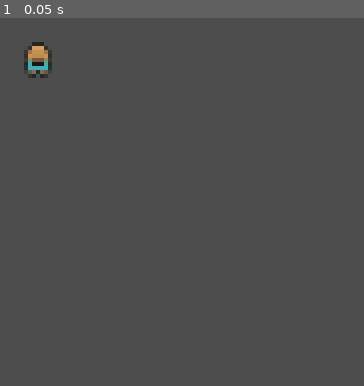
Above: before the commit, frame 1.
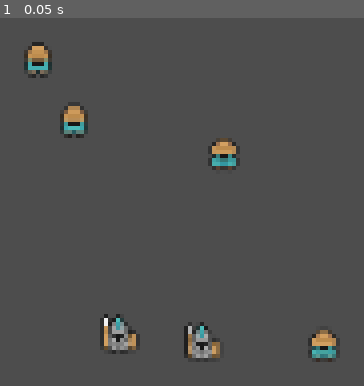
Above: after the commit, the same moment.

Repository: BattleDemon/Project-Valour
Game: Godot game, scene res://Worlds/world.tscn
Two runs of this game, one before a commit and one after it. Both use one fixed random seed, a clock stepped at 60 frames per second and the inputs below.
Inputs:
- Up to frame 1 (0.05 s): no input

The runs differ from the first frame. In frame 1, 3.2% of the frame differs, in the area x 16-93%, y 23-94%.

Commit message:
23/11/23

Diff:
--- /dev/null
+++ b/Menus/MainMenu.tscn
@@ -0,0 +1,40 @@
+[gd_scene load_steps=6 format=3 uid="uid://cvmti4xa01qsr"]
+
+[ext_resource type="Texture2D" uid="uid://ckyfo68w4rpiw" path="res://textures(other)/tiles2.png" id="1_mnyuo"]
+[ext_resource type="Script" path="res://Menus/TileMap.gd" id="2_rfcc0"]
+[ext_resource type="PackedScene" uid="uid://0abwv5s6xouq" path="res://UI/main_menu.tscn" id="3_qxnbu"]
+
+[sub_resource type="TileSetAtlasSource" id="TileSetAtlasSource_k551t"]
+texture = ExtResource("1_mnyuo")
+0:0/0 = 0
+1:0/0 = 0
+2:0/0 = 0
+3:0/0 = 0
+0:1/0 = 0
+1:1/0 = 0
+2:1/0 = 0
+3:1/0 = 0
+0:2/0 = 0
+1:2/0 = 0
+2:2/0 = 0
+3:2/0 = 0
+0:3/0 = 0
+1:3/0 = 0
+2:3/0 = 0
+3:3/0 = 0
+
+[sub_resource type="TileSet" id="TileSet_pmled"]
+sources/0 = SubResource("TileSetAtlasSource_k551t")
+
+[node name="MainMenu" type="Node2D"]
+
+[node name="TileMap" type="TileMap" parent="."]
+tile_set = SubResource("TileSet_pmled")
+format = 2
+script = ExtResource("2_rfcc0")
+
+[node name="Camera2D" type="Camera2D" parent="."]
+position = Vector2(1, 1)
+zoom = Vector2(0.5, 0.5)
+
+[node name="MainMenu" parent="." instance=ExtResource("3_qxnbu")]
--- /dev/null
+++ b/Menus/TileMap.gd
@@ -0,0 +1,29 @@
+extends TileMap
+
+var moisture = FastNoiseLite.new()
+var temperture = FastNoiseLite.new()
+var altitude = FastNoiseLite.new()
+
+var width = 150
+var height = 150
+
+@onready var player = Vector2(0,0)
+@onready var tree = "res://world Objects/Environment Objects/Tree.tscn"
+
+func _ready():
+	moisture.seed = randi()
+	temperture.seed = randi()
+	altitude.seed = randi()
+
+func _process(delta):
+	generate_chunk(player)
+
+func generate_chunk(position):
+	var tilePos = local_to_map(position)
+	for x in range(width):
+		for y in range(height):
+			var moist = moisture.get_noise_2d(tilePos.x - width/2 + x, tilePos.y - height/2 + y)*10
+			var temp = temperture.get_noise_2d(tilePos.x - width/2 + x, tilePos.y - height/2 + y)*10
+			var alt = altitude.get_noise_2d(tilePos.x + x - width/2, tilePos.y - height/2 + y)*10
+
+			set_cell(0, Vector2i(tilePos.x - width/2 + x, tilePos.y - height/2 + y), 0, Vector2(round((moist+10)/5), round((temp+10)/5)))
--- a/UI/Camera2D.gd
+++ b/UI/Camera2D.gd
@@ -8,10 +8,13 @@
 var end = Vector2()
 var endV = Vector2()
 var isDragging = false
-signal area_slected
+signal area_selected
 signal start_move_selection
 
 @onready var box = get_node("../UI/Panel")
+
+func _ready():
+	connect("area_selected", Callable(get_parent(), "_on_area_selected"))
 
 func _process(delta):
 	if Input.is_action_just_pressed("LeftClick"):
@@ -30,7 +33,7 @@
 			endV = mousePos
 			isDragging = false
 			draw_area(false)
-			emit_signal("area_slected")
+			emit_signal("area_selected", self)
 		else:
 			end = start
 			isDragging = false
--- /dev/null
+++ b/UI/main_menu.gd
@@ -0,0 +1,27 @@
+extends CanvasLayer
+
+
+# Called when the node enters the scene tree for the first time.
+func _ready():
+	pass # Replace with function body.
+
+
+# Called every frame. 'delta' is the elapsed time since the previous frame.
+func _process(delta):
+	pass
+
+
+func _on_campaign_button_button_down():
+	pass # Replace with function body.
+
+
+func _on_skirmish_button_button_down():
+	pass # Replace with function body.
+
+
+func _on_setting_button_button_down():
+	pass # Replace with function body.
+
+
+func _on_exit_button_button_down():
+	get_tree().quit()
--- /dev/null
+++ b/UI/main_menu.tscn
@@ -0,0 +1,79 @@
+[gd_scene load_steps=2 format=3 uid="uid://0abwv5s6xouq"]
+
+[ext_resource type="Script" path="res://UI/main_menu.gd" id="1_qiw4t"]
+
+[node name="MainMenu" type="CanvasLayer"]
+script = ExtResource("1_qiw4t")
+
+[node name="Panel" type="Panel" parent="."]
+anchors_preset = 13
+anchor_left = 0.5
+anchor_right = 0.5
+anchor_bottom = 1.0
+offset_left = -169.0
+offset_top = 87.0
+offset_right = 150.0
+offset_bottom = -483.0
+
+[node name="Label" type="Label" parent="Panel"]
+layout_mode = 1
+anchors_preset = -1
+anchor_left = 0.5
+anchor_top = -1.027
+anchor_right = 0.505
+anchor_bottom = -1.027
+offset_left = -160.5
+offset_top = 80.106
+offset_right = 159.905
+offset_bottom = 158.106
+theme_override_colors/font_color = Color(0.913725, 0, 0, 1)
+theme_override_colors/font_shadow_color = Color(0, 0, 0, 1)
+theme_override_font_sizes/font_size = 30
+text = "Project Valour"
+horizontal_alignment = 1
+vertical_alignment = 1
+
+[node name="CampaignButton" type="Button" parent="."]
+anchors_preset = -1
+anchor_left = 0.492
+anchor_right = 0.492
+offset_left = -100.784
+offset_top = 216.0
+offset_right = 100.216
+offset_bottom = 300.0
+text = "Campaign"
+
+[node name="SkirmishButton" type="Button" parent="."]
+anchors_preset = -1
+anchor_left = 0.492
+anchor_right = 0.492
+offset_left = -99.784
+offset_top = 315.0
+offset_right = 101.216
+offset_bottom = 399.0
+text = "Skirmish"
+
+[node name="SettingButton" type="Button" parent="."]
+anchors_preset = -1
+anchor_left = 0.492
+anchor_right = 0.492
+offset_left = -99.784
+offset_top = 416.0
+offset_right = 101.216
+offset_bottom = 500.0
+text = "Settings"
+
+[node name="ExitButton" type="Button" parent="."]
+anchors_preset = -1
+anchor_left = 0.492
+anchor_right = 0.492
+offset_left = -98.784
+offset_top = 522.0
+offset_right = 102.216
+offset_bottom = 606.0
+text = "EXIT"
+
+[connection signal="button_down" from="CampaignButton" to="." method="_on_campaign_button_button_down"]
+[connection signal="button_down" from="SkirmishButton" to="." method="_on_skirmish_button_button_down"]
+[connection signal="button_down" from="SettingButton" to="." method="_on_setting_button_button_down"]
+[connection signal="button_down" from="ExitButton" to="." method="_on_exit_button_button_down"]
--- /dev/null
+++ b/Units/spearman.gd
@@ -0,0 +1,10 @@
+extends CharacterBody2D
+
+@export var selected = false
+@onready var box = get_node("Box")
+
+func _ready():
+	set_selected(selected)
+
+func set_selected(value):
+	box.visible = value
--- /dev/null
+++ b/Units/spearman.tscn
@@ -0,0 +1,27 @@
+[gd_scene load_steps=5 format=3 uid="uid://c4fmngaqlkcjl"]
+
+[ext_resource type="Script" path="res://Units/spearman.gd" id="1_3isci"]
+[ext_resource type="Texture2D" uid="uid://blplidbmkenlo" path="res://Textures/MiniWorldSprites/Characters/Soldiers/Melee/CyanMelee/SpearmanCyan.png" id="1_ob0px"]
+[ext_resource type="StyleBox" uid="uid://hib5vqxpdxw0" path="res://UI/boxRes.tres" id="2_l2y5r"]
+
+[sub_resource type="CapsuleShape2D" id="CapsuleShape2D_dd351"]
+radius = 7.0
+height = 16.0
+
+[node name="Spearman" type="CharacterBody2D" groups=["Units"]]
+script = ExtResource("1_3isci")
+
+[node name="CollisionShape2D" type="CollisionShape2D" parent="."]
+shape = SubResource("CapsuleShape2D_dd351")
+
+[node name="SpearmanCyan" type="Sprite2D" parent="."]
+texture = ExtResource("1_ob0px")
+hframes = 5
+vframes = 14
+
+[node name="Box" type="Panel" parent="."]
+offset_left = -7.0
+offset_top = -8.0
+offset_right = 7.0
+offset_bottom = 8.0
+theme_override_styles/panel = ExtResource("2_l2y5r")
--- /dev/null
+++ b/Worlds/world.gd
@@ -0,0 +1,26 @@
+extends Node2D
+
+var units = []
+
+func _ready():
+	units = get_tree().get_nodes_in_group("Units")
+
+func _on_area_selected(object):
+	var start = object.start
+	var end = object.end
+	var area = []
+	area.append(Vector2(min(start.x, end.x), min(start.y, end.y)))
+	area.append(Vector2(max(start.x, end.x), max(start.y, end.y)))
+	var ut = get_units_in_area(area)
+	for u in units:
+		u.set_selected(false)
+	for u in ut:
+		u.set_selected(!u.selected)
+
+func get_units_in_area(area):
+	var u = []
+	for unit in units:
+		if unit.position.x > area[0].x and unit.position.x < area[1].x:
+			if unit.position.y > area[0].y and unit.position.y < area[1].y:
+				u.append(unit)
+	return u
--- a/Worlds/world.tscn
+++ b/Worlds/world.tscn
@@ -1,10 +1,13 @@
-[gd_scene load_steps=4 format=3 uid="uid://qm7nra1w75wj"]
+[gd_scene load_steps=6 format=3 uid="uid://qm7nra1w75wj"]
 
+[ext_resource type="Script" path="res://Worlds/world.gd" id="1_5jmw2"]
 [ext_resource type="Script" path="res://UI/Camera2D.gd" id="1_yo37u"]
 [ext_resource type="StyleBox" uid="uid://hib5vqxpdxw0" path="res://UI/boxRes.tres" id="2_qp0od"]
 [ext_resource type="PackedScene" uid="uid://cphlv27badalc" path="res://Units/peasant.tscn" id="3_qxmsc"]
+[ext_resource type="PackedScene" uid="uid://c4fmngaqlkcjl" path="res://Units/spearman.tscn" id="5_tai0g"]
 
 [node name="World" type="Node2D"]
+script = ExtResource("1_5jmw2")
 
 [node name="Camera2D" type="Camera2D" parent="."]
 script = ExtResource("1_yo37u")
@@ -16,4 +19,23 @@
 
 [node name="Units" type="Node2D" parent="."]
 
-[node name="Peasant" parent="Units" instance=ExtResource("3_qxmsc")]
+[node name="Peasants" type="Node2D" parent="Units"]
+
+[node name="Peasant" parent="Units/Peasants" instance=ExtResource("3_qxmsc")]
+
+[node name="Peasant2" parent="Units/Peasants" instance=ExtResource("3_qxmsc")]
+position = Vector2(13, 22)
+
+[node name="Peasant3" parent="Units/Peasants" instance=ExtResource("3_qxmsc")]
+position = Vector2(67, 34)
+
+[node name="Peasant4" parent="Units/Peasants" instance=ExtResource("3_qxmsc")]
+position = Vector2(103, 103)
+
+[node name="Spearmen" type="Node2D" parent="Units"]
+
+[node name="Spearman" parent="Units/Spearmen" instance=ExtResource("5_tai0g")]
+position = Vector2(59, 102)
+
+[node name="Spearman2" parent="Units/Spearmen" instance=ExtResource("5_tai0g")]
+position = Vector2(29, 99)
